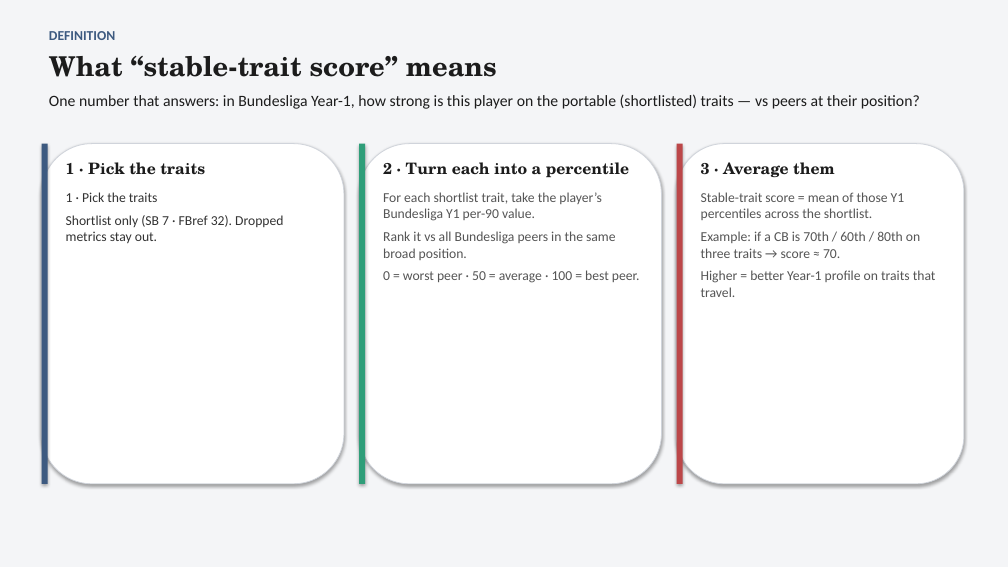
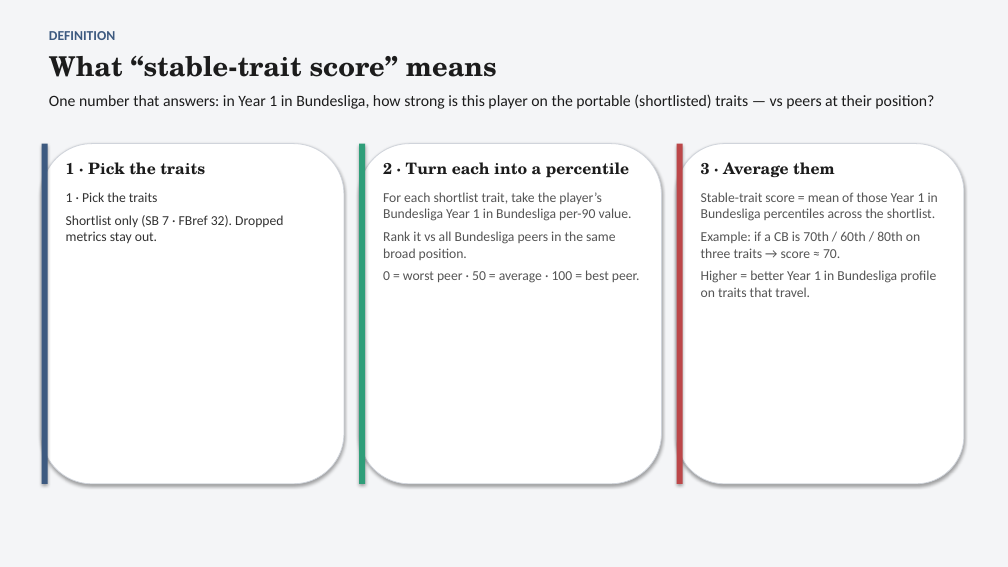
Before and after one commit to colbymorris08/bundesliga-transfer-traits, a slide deck: slide 11 of bundesliga_transfer_traits.pptx. Drawn at 1008x567 pixels with LibreOffice and Linux fonts; fonts in the diff are those of the drawing. Boxes give left, top, right and bottom in pixels: in the first picture for what was removed or moved away, otherwise in the second. Text is boxed around its words. In the diff, an @@ line names an element or a change of style, - is before the commit and + after.

```diff
--- a/bundesliga_transfer_traits.pptx
+++ b/bundesliga_transfer_traits.pptx
@@ text at [49, 94, 934, 109]: text changed @@
-One number that answers: in Bundesliga Year-1, how strong is this player on the portable (shortlisted) traits — vs peers at their position?
+One number that answers: in Year 1 in Bundesliga, how strong is this player on the portable (shortlisted) traits — vs peers at their position?
@@ text at [383, 192, 632, 221]: text changed @@
-For each shortlist trait, take the player’s Bundesliga Y1 per-90 value.
+For each shortlist trait, take the player’s Bundesliga Year 1 in Bundesliga per-90 value.
@@ text at [701, 192, 938, 221]: text changed @@
-Stable-trait score = mean of those Y1 percentiles across the shortlist.
+Stable-trait score = mean of those Year 1 in Bundesliga percentiles across the shortlist.
@@ text at [701, 270, 936, 297]: text changed @@
-Higher = better Year-1 profile on traits that travel.
+Higher = better Year 1 in Bundesliga profile on traits that travel.
```
Also in this commit, not shown: 18 other slides changed, 4 other files.
